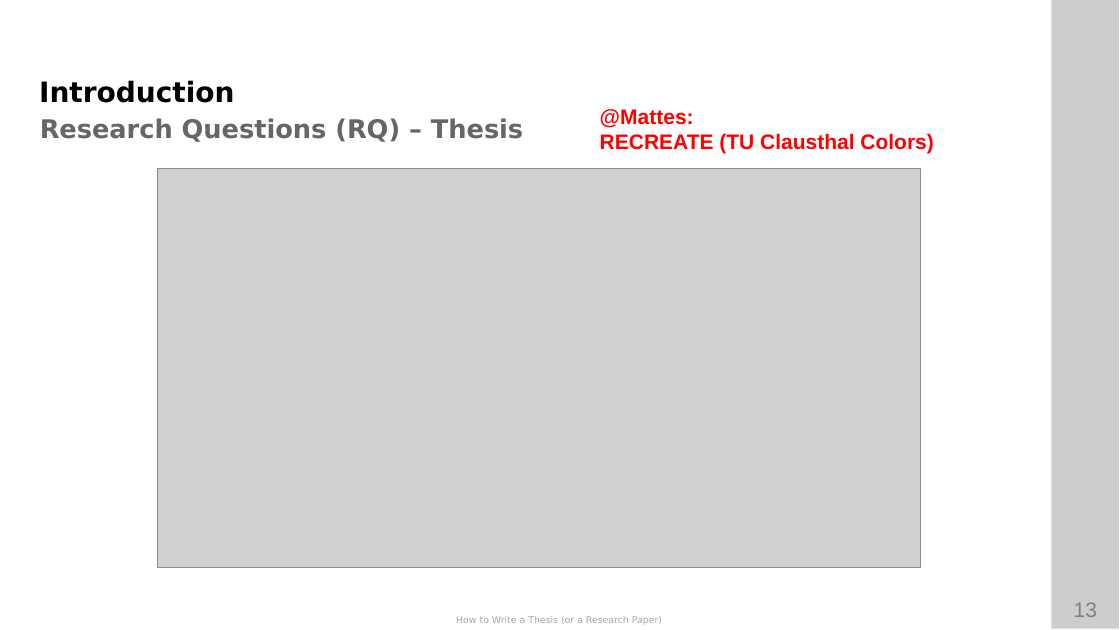
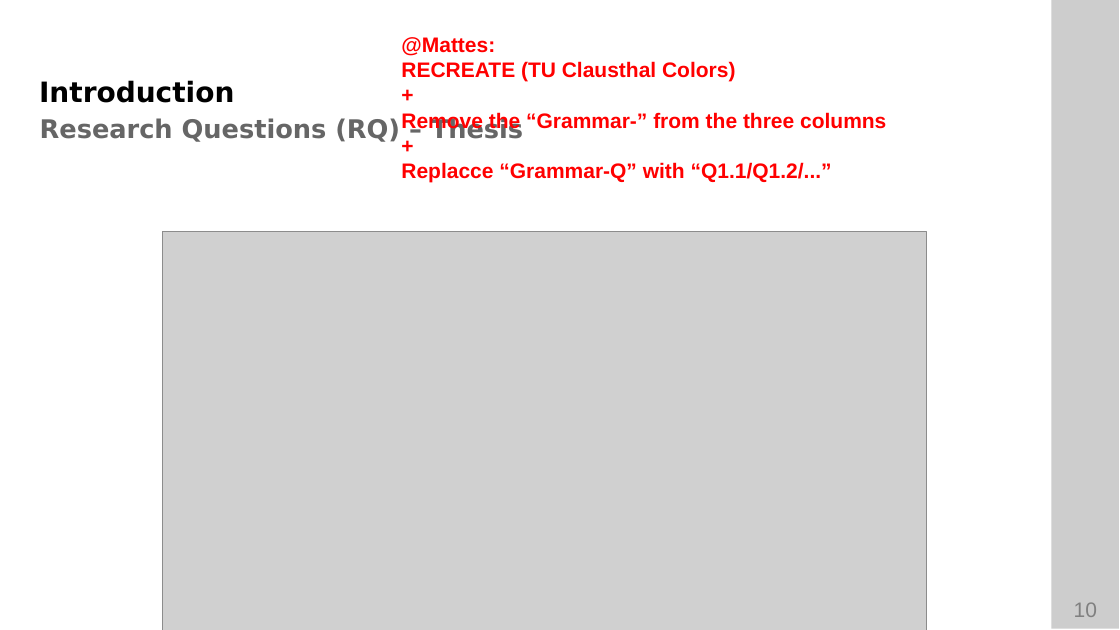
Before and after one commit to ETCE-LAB/How-To-Write-A-Paper-Thesis, a slide deck: slide 10 of How-to-Write-A-Paper-Thesis.pptx (slide 13 before the commit). Drawn at 1120x630 pixels with LibreOffice and Linux fonts; fonts in the diff are those of the drawing; grey boxes stand for pictures; background and template pictures are left out. Boxes give left, top, right and bottom in pixels: in the first picture for what was removed or moved away, otherwise in the second. Text is boxed around its words. In the diff, an @@ line names an element or a change of style, - is before the commit and + after.

```diff
--- a/How-to-Write-A-Paper-Thesis.pptx
+++ b/How-to-Write-A-Paper-Thesis.pptx
@@ text added at (401,37,886,183), 18 pt, text #FF0000, bold @@
+@Mattes:
+RECREATE (TU Clausthal Colors)
++
+Remove the “Grammar-” from the three columns
++
+Replacce “Grammar-Q” with “Q1.1/Q1.2/...”
@@ text removed at (600,109,933,154) @@
-@Mattes:
-RECREATE (TU Clausthal Colors)
@@ picture: place and size @@
-picture at (157,169,921,568)
+picture at (162,232,926,630)
@@ page number at (1074,602,1097,617): text changed @@
-13
+10
```
Also in this commit, not shown: 6 other slides changed, 3 slides removed, 1 other file.
